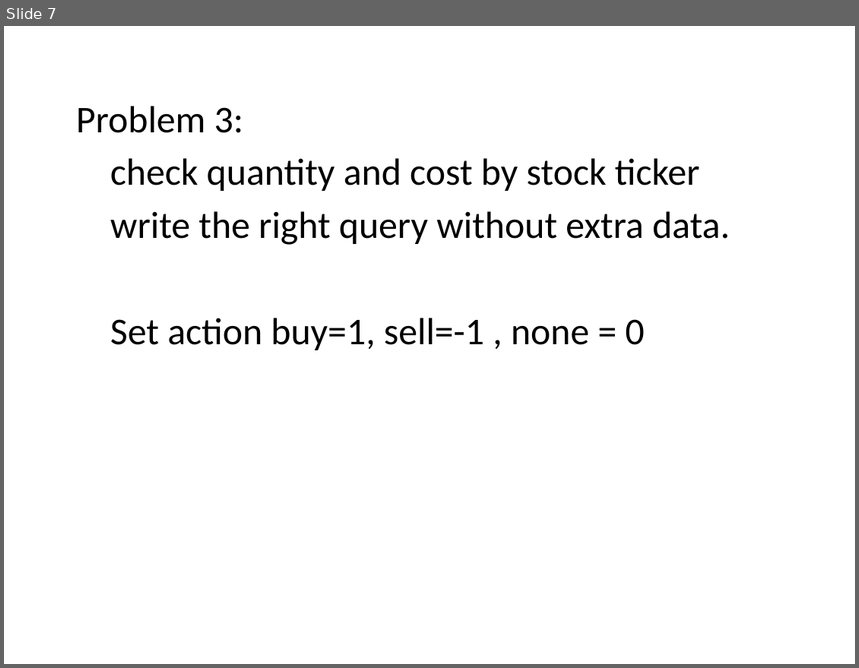
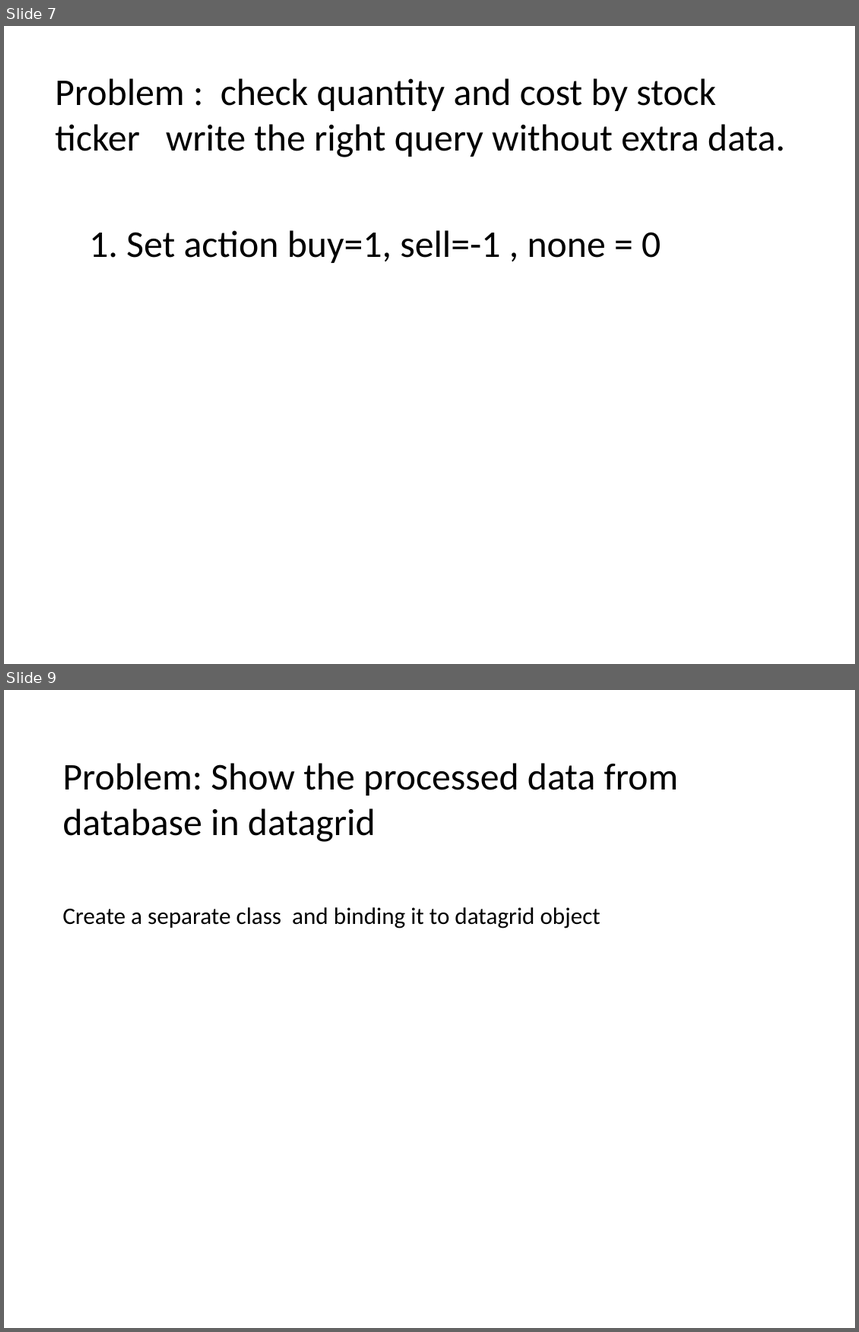
Before and after one commit to IPD8-guofeng/dotnet-group-project, a slide deck: Stock trade and analyst system.pptx. Shown one above the other, each under a label of ours: slide 7 before the commit, slides 7 and 9 after it; the slides between them are not shown. The pictures are 859x668 and 859x1332 pixels, drawn with LibreOffice and Linux fonts; fonts in the diff are those of the drawing. Boxes give left, top, right and bottom in pixels: in the first picture for what was removed or moved away, otherwise in the second. Text is boxed around its words. In the diff, an @@ line names an element or a change of style, - is before the commit and + after.

```diff
--- a/Stock trade and analyst system.pptx
+++ b/Stock trade and analyst system.pptx
@@ slide 9 added at [4,690,855,1328], background #FFFFFF @@
@@ text added at [63,763,679,929], 32 pt, text #000000 @@
+Problem: Show the processed data from database in datagrid
+Create a separate class and binding it to datagrid object
@@ slide 7 changed as well @@
@@ text at [55,78,785,263]: text changed @@
-Problem 3:
-check quantity and cost by stock ticker
-write the right query without extra data.
-Set action buy=1, sell=-1 , none = 0
+Problem : check quantity and cost by stock ticker write the right query without extra data.
+1. Set action buy=1, sell=-1 , none = 0
```
Also in this commit, not shown: 6 other slides changed, 4 other slides added, 8 slides removed, 1 other file.
